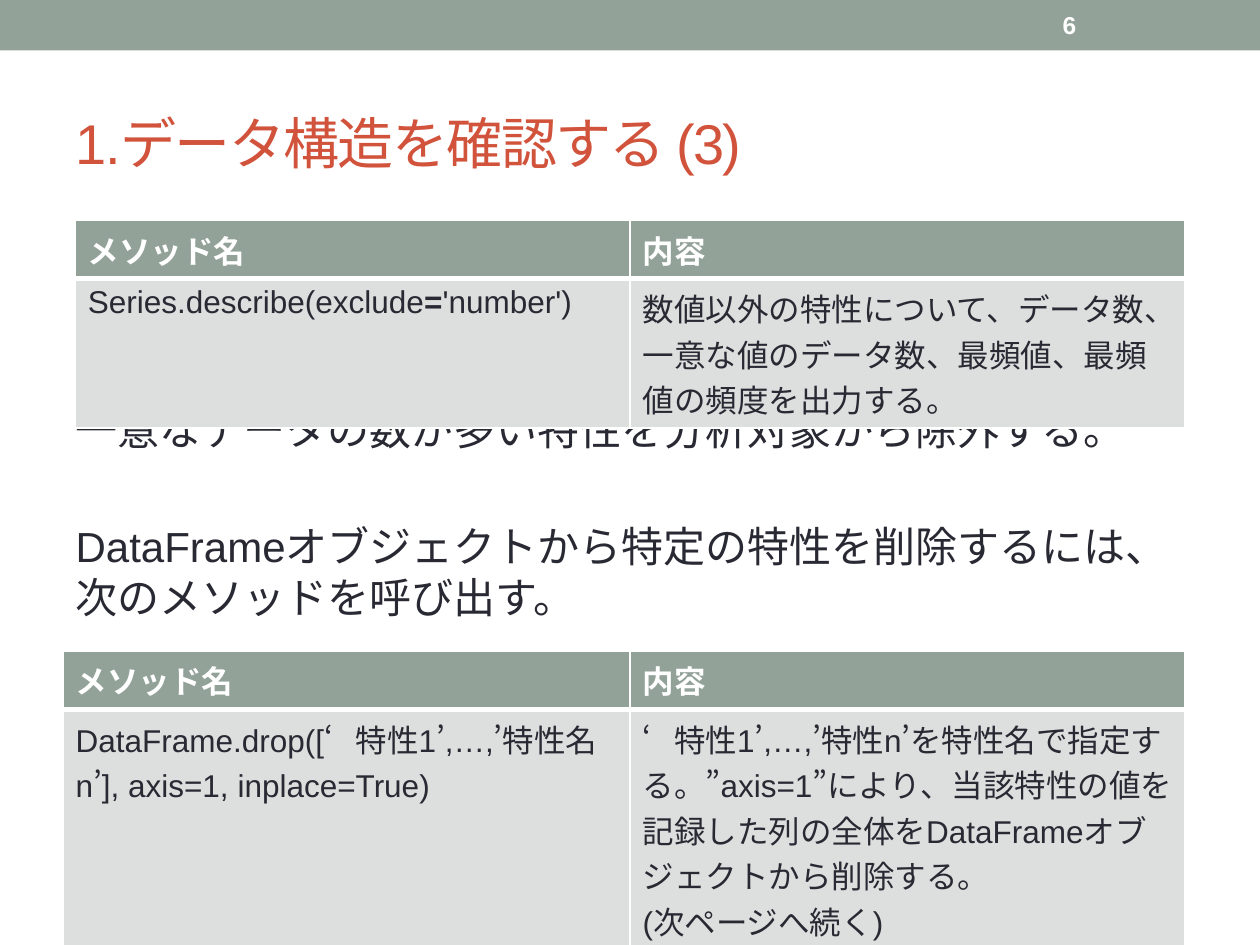
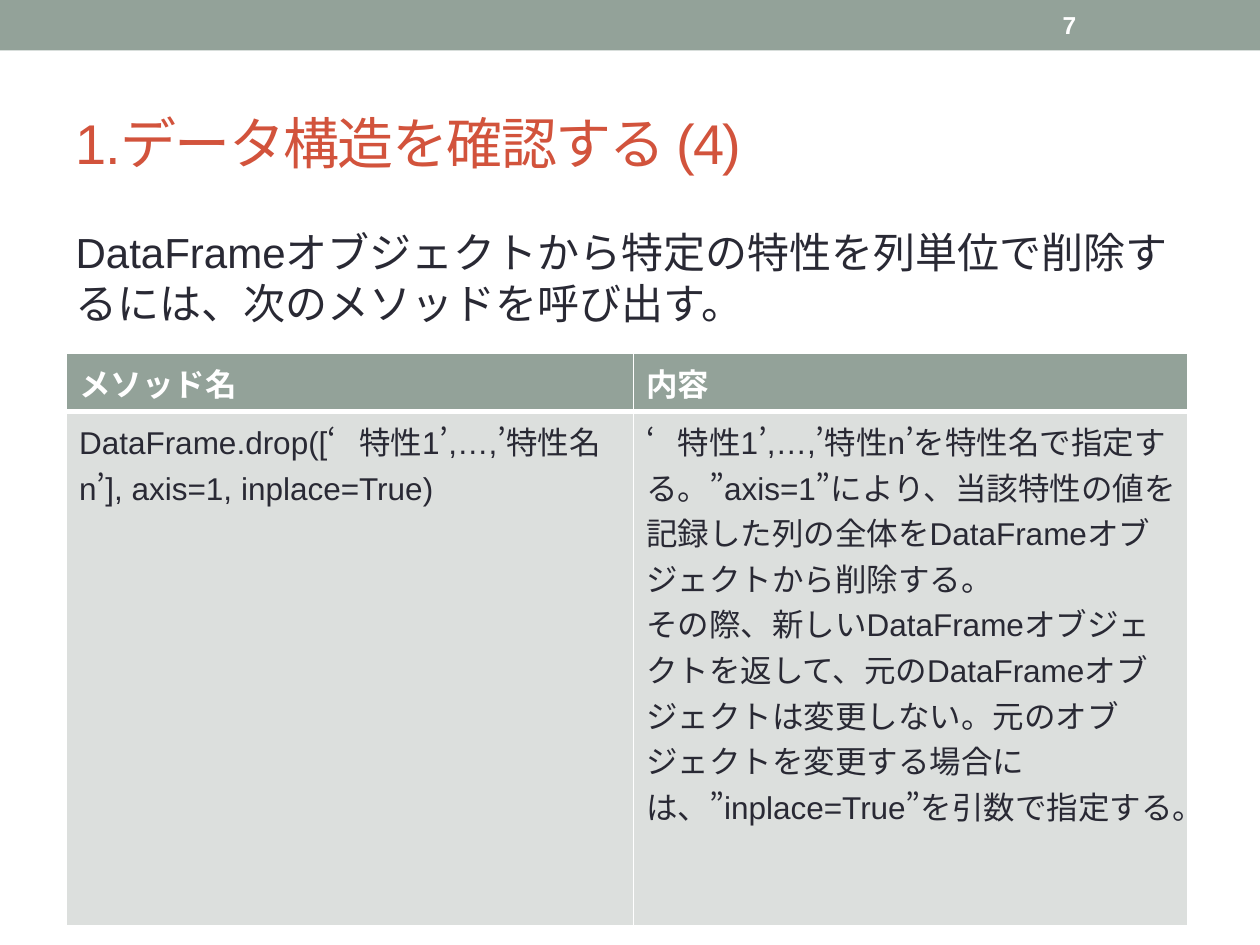
Before and after one commit to topse2018-kaggle/team, a slide deck: slide 7 of k-yoshida/Data Preprocessing.pptx (slide 6 before the commit). Drawn at 1260x945 pixels with LibreOffice and Linux fonts; fonts in the diff are those of the drawing. Boxes give left, top, right and bottom in pixels: in the first picture for what was removed or moved away, otherwise in the second. Text is boxed around its words. In the diff, an @@ line names an element or a change of style, - is before the commit and + after.

```diff
--- a/k-yoshida/Data Preprocessing.pptx
+++ b/k-yoshida/Data Preprocessing.pptx
@@ page number at [1063,17,1077,34]: text changed @@
-6
+7
@@ title at [76,119,742,174]: text changed @@
-1.データ構造を確認する (3)
+1.データ構造を確認する (4)
@@ table removed at [76,220,1184,419], 2 rows, 2 columns @@
-メソッド名 | 内容
-Series.describe(exclude='number') | 数値以外の特性について、データ数、一意な値のデータ数、最頻値、最頻値の頻度を出力する。
@@ text at [76,284,744,323]: text changed @@
-一意なデータの数が多い特性を分析対象から除外する。
-DataFrameオブジェクトから特定の特性を削除するには、次のメソッドを呼び出す。
+DataFrameオブジェクトから特定の特性を列単位で削除するには、次のメソッドを呼び出す。
@@ table at [67,354,1188,780] @@
-row 2, column 2: ‘特性1’,…,’特性n’を特性名で指定する。”axis=1”により、当該特性の値を記録した列の全体をDataFrameオブジェクトから削除する。 / (次ページへ続く)
+row 2, column 2: ‘特性1’,…,’特性n’を特性名で指定する。”axis=1”により、当該特性の値を記録した列の全体をDataFrameオブジェクトから削除する。 / その際、新しいDataFrameオブジェクトを返して、元のDataFrameオブジェクトは変更しない。元のオブジェクトを変更する場合には、”inplace=True”を引数で指定する。
@@ table: place and size @@
-table at [63,651,1184,944]
+table at [67,354,1188,780]
```
Also in this commit, not shown: 27 other slides changed, 5 slides added, 1 slide removed.
